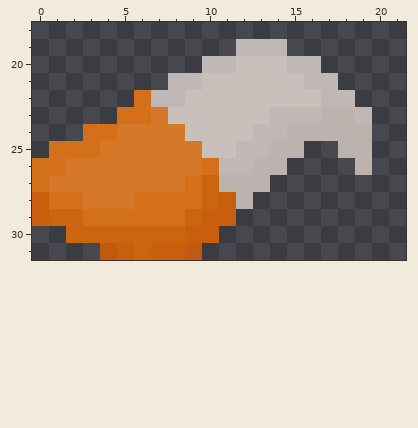
Two versions of one pixel-art sprite, PawTotemsHMI/assets/minecraft/optifine/cit/youipun/wing.png. The first picture shows the starting point.
The file is 32x32 pixels. Colours within 5 levels of each other are drawn and written as one. Shown: x 0..21, y 18..31.
The same view after the edit:
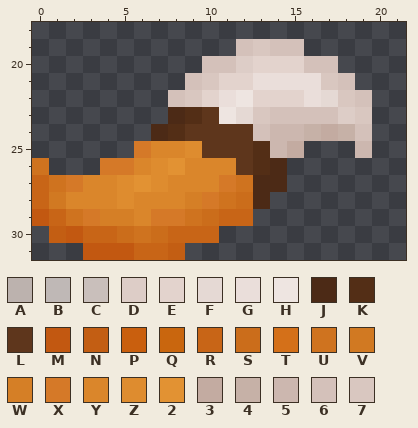
Palette (. is transparent): A #bcb2ae  B #bfb8b6  C #c9bfbb  D #ddcdc7  E #e3d3cd  F #e5d9d4  G #eadeda  H #eee5e1  J #4c2a16  K #532e16  L #5e361c  M #c25811  N #c35e13  P #c95f0e  Q #c9660e  R #c86517  S #cb6d1b  T #d47019  U #cf731f  V #d17922  W #d57f26  X #d57928  Y #da862b  Z #de8c2f  2 #e29233  3 #c3aba1  4 #c6b1a7  5 #ccb7af  6 #d4c1ba  7 #d9c7c0
Diff:
@@ x 0..21 @@
 18 ......................
-19 ............BBB.......
-20 ..........BBCCCBB.....
-21 ........BBCCCCCCBB....
-22 ......TBBCCCCCCCCBB...
-23 .....TTXCCCCCCBBBAAB..
-24 ...TTXXXXCCCCBBAAAAA..
-25 .TTTXXXXXXCCBBAA..AA..
-26 TTXXXXXXXXTBBAA....A..
-27 TXXXXXXXXTQAAA........
-28 PTTXXXTTTTQPA.........
-29 PQQTTTTTTQPP..........
-30 ..QQQQQQQPP...........
-31 ....MPQPPM............
+19 ............6766......
+20 ..........66DEEE66....
+21 .........67EEGGGG76...
+22 ........67EGHEEEGF76..
+23 ........JKLHF76666D7..
+24 .......JKLLLL6554346..
+25 ......XYYZLLLK53...5..
+26 U...XXYZ2YYYLKJ.......
+27 RUXYYZ2ZYYYXUJJ.......
+28 RVYYYZYYYWXUSJ........
+29 MRUXWWYXXUSRR.........
+30 .NMRRSUSRRR...........
+31 ...MMMRRN.............
